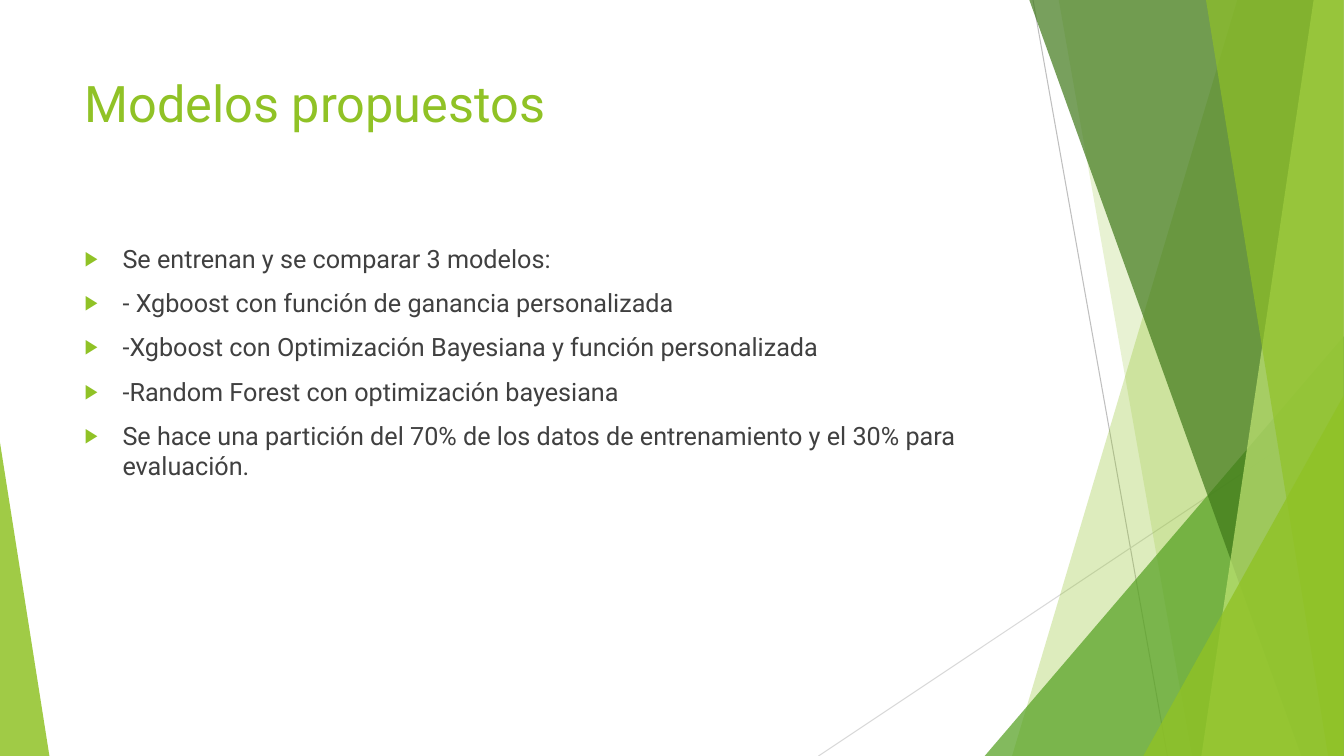
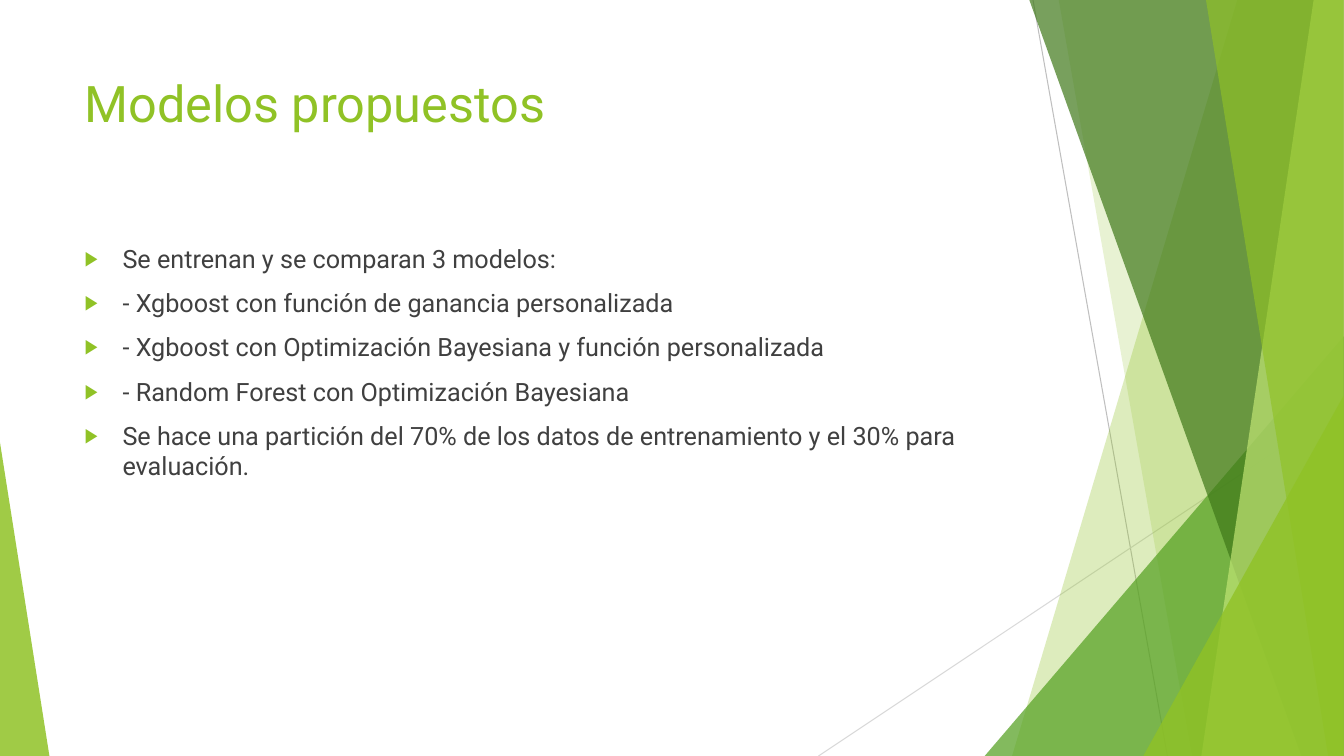
Before and after one commit to JuJurado238/Prueba_MeLi, a slide deck: slide 8 of Modelo de detección de Fraude.pptx (slide 7 before the commit). Drawn at 1344x756 pixels with LibreOffice and Linux fonts; fonts in the diff are those of the drawing. Boxes give left, top, right and bottom in pixels: in the first picture for what was removed or moved away, otherwise in the second. Text is boxed around its words. In the diff, an @@ line names an element or a change of style, - is before the commit and + after.

```diff
--- a/Modelo de detección de Fraude.pptx
+++ b/Modelo de detección de Fraude.pptx
@@ text at (123,249,556,274): text changed @@
-▶ Se entrenan y se comparar 3 modelos:
+▶ Se entrenan y se comparan 3 modelos:
@@ text at (136,337,824,407): text changed @@
-▶ -Xgboost con Optimización Bayesiana y función personalizada
-▶ -Random Forest con optimización bayesiana
+▶ - Xgboost con Optimización Bayesiana y función personalizada
+▶ - Random Forest con Optimización Bayesiana
```
Also in this commit, not shown: 6 other slides changed, 1 slide added, 2 other files.
